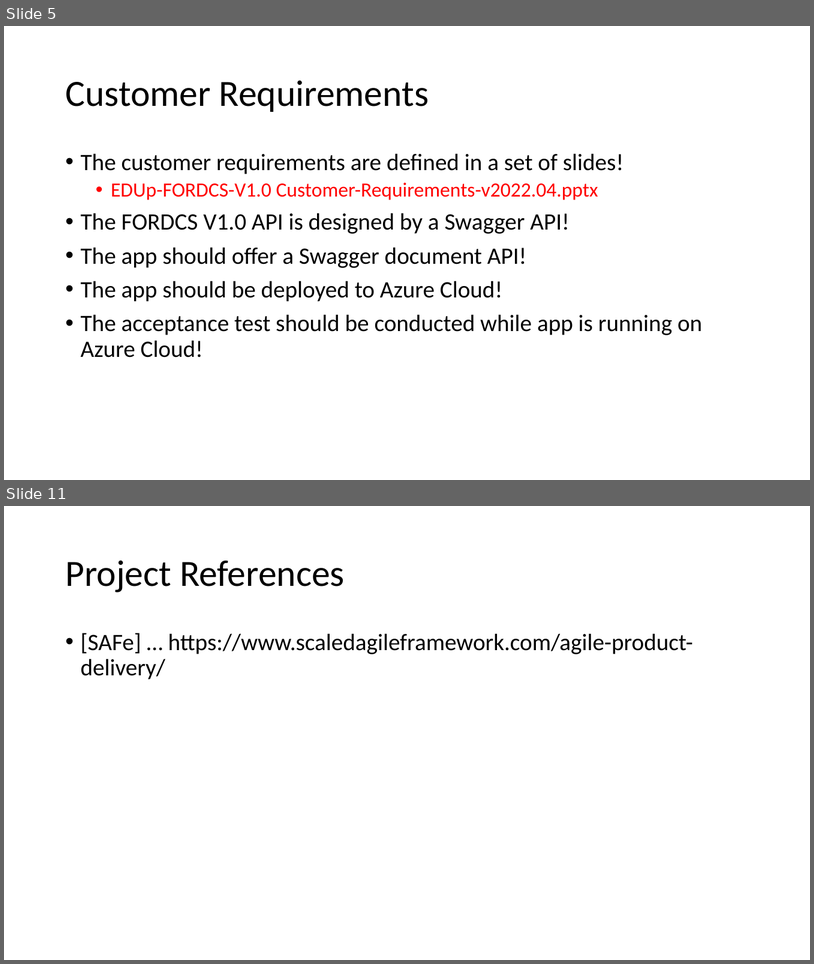
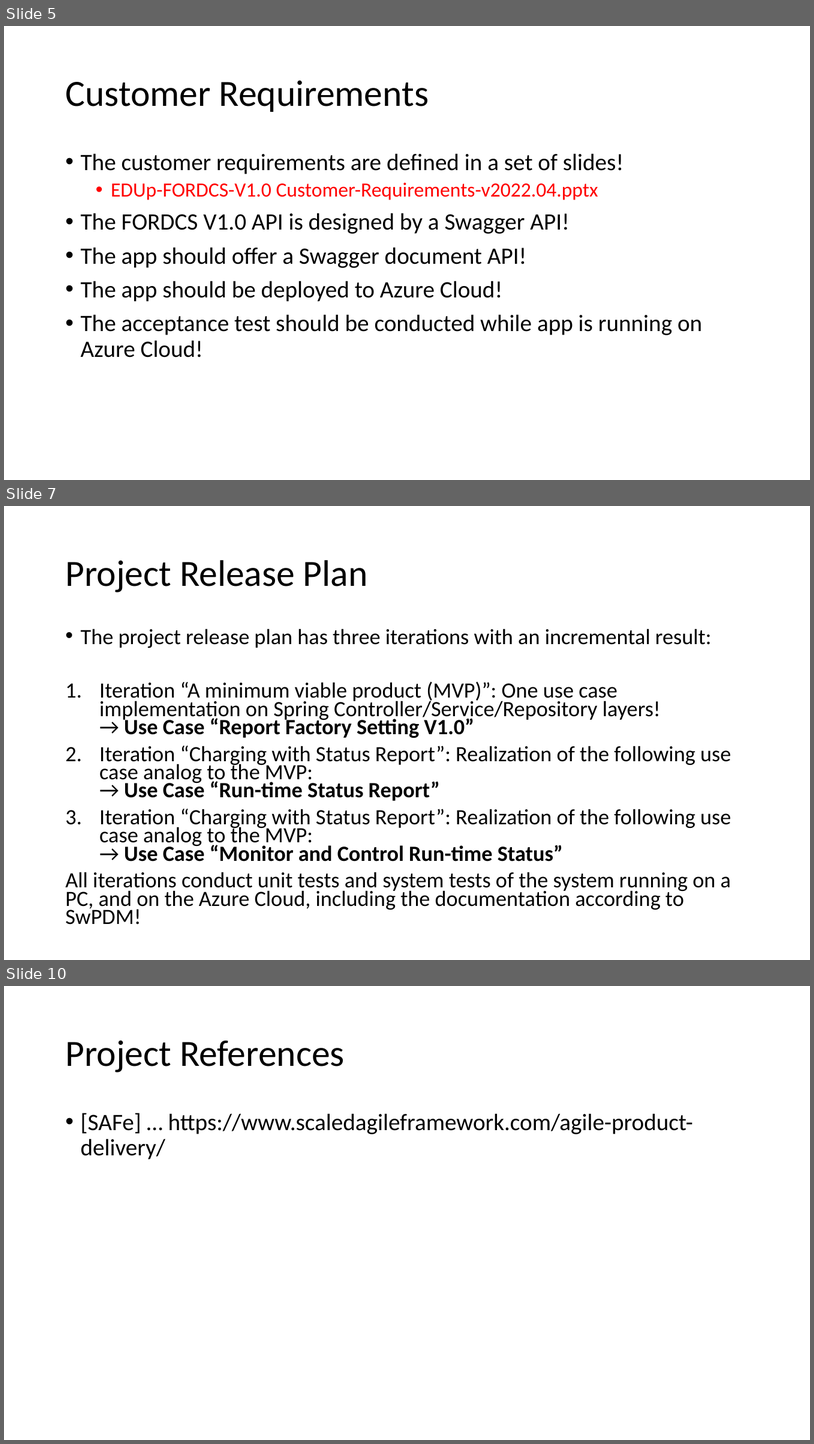
Before and after one commit to karacankos/smarthome-fordcs, a slide deck: fordcs-docs/EDUp FORDCS-V1.0 Project-v2022.04/1_EDUp FORDCS-V1.0 Planning.v2022.04.pptx. Shown one above the other, each under a label of ours: slides 5 and 11 before the commit, slides 5, 7 and 10 after it; the slides between them are not shown. The pictures are 814x964 and 814x1444 pixels, drawn with LibreOffice and Linux fonts; fonts in the diff are those of the drawing. Boxes give left, top, right and bottom in pixels: in the first picture for what was removed or moved away, otherwise in the second. Text is boxed around its words. In the diff, an @@ line names an element or a change of style, - is before the commit and + after.

```diff
--- a/fordcs-docs/EDUp FORDCS-V1.0 Project-v2022.04/1_EDUp FORDCS-V1.0 Planning.v2022.04.pptx
+++ b/fordcs-docs/EDUp FORDCS-V1.0 Project-v2022.04/1_EDUp FORDCS-V1.0 Planning.v2022.04.pptx
@@ slide 7 added at box(4, 506, 810, 960), background #FFFFFF @@
@@ title added at box(65, 560, 368, 592), 44 pt, text #000000 @@
+Project Release Plan
@@ text added at box(65, 628, 731, 924), 25.9 pt, text #000000 @@
+• The project release plan has three iterations with an incremental result:
+1. Iteration “A minimum viable product (MVP)”: One use case implementation on Spring Controller/Service/Repository layers!
+   → Use Case “Report Factory Setting V1.0”
+2. Iteration “Charging with Status Report”: Realization of the following use case analog to the MVP:
+   → Use Case “Run-time Status Report”
+3. Iteration “Charging with Status Report”: Realization of the following use case analog to the MVP:
+   → Use Case “Monitor and Control Run-time Status”
+All iterations conduct unit tests and system tests of the system running on a PC, and on the Azure Cloud, including the documentation according to SwPDM!
@@ what was slide 11 is now slide 10 @@
```
Also in this commit, not shown: 6 slides changed, 4 slides removed, 3 other files.
